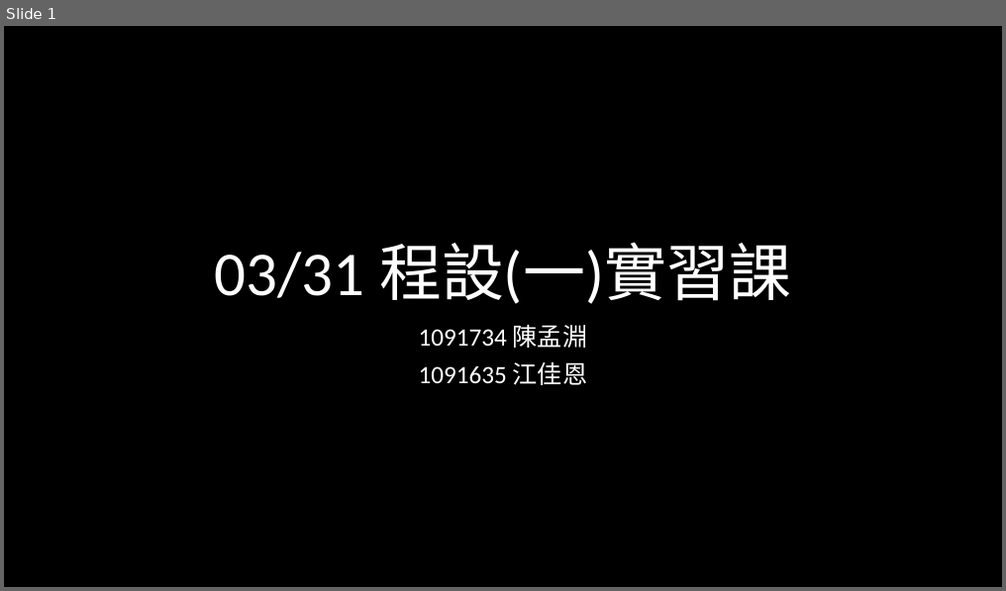
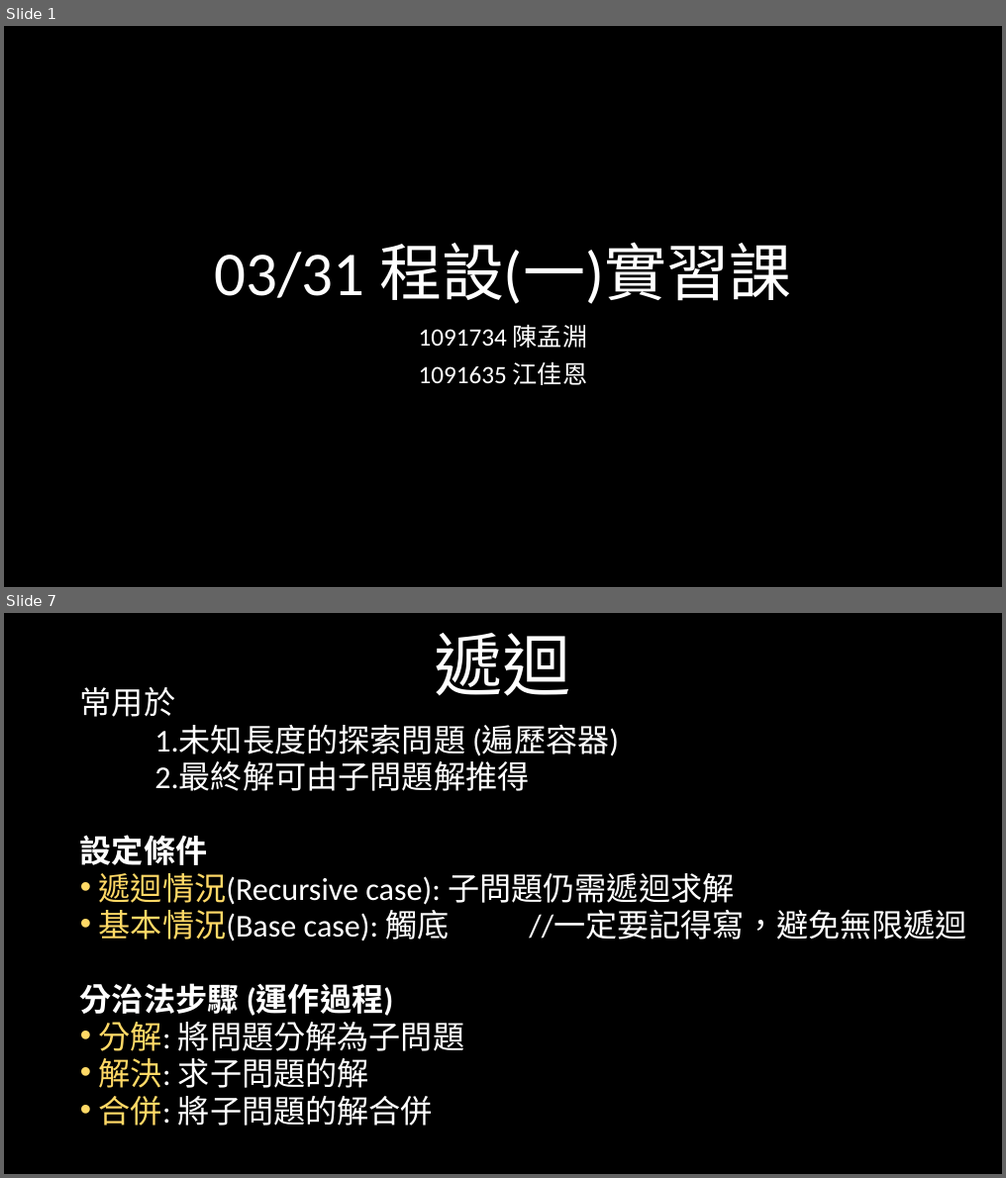
Before and after one commit to weermark/class, a slide deck: practical_class/class_ppt/0421程一實習.pptx. Shown one above the other, each under a label of ours: slide 1 before the commit, slides 1 and 7 after it; the slides between them are not shown. The pictures are 1006x591 and 1006x1178 pixels, drawn with LibreOffice and Linux fonts; fonts in the diff are those of the drawing. Boxes give left, top, right and bottom in pixels: in the first picture for what was removed or moved away, otherwise in the second. Text is boxed around its words. In the diff, an @@ line names an element or a change of style, - is before the commit and + after.

```diff
--- a/practical_class/class_ppt/0421程一實習.pptx
+++ b/practical_class/class_ppt/0421程一實習.pptx
@@ slide 7 added at box(4, 613, 1002, 1174), background #000000 @@
@@ title added at box(435, 633, 572, 696), 66 pt, text #FFFFFF @@
+遞迴
@@ text added at box(80, 687, 967, 1126), 30.6 pt, text #FFFFFF @@
+常用於
+1.未知長度的探索問題 (遍歷容器)
+2.最終解可由子問題解推得
+設定條件
+• 遞迴情況(Recursive case): 子問題仍需遞迴求解
+• 基本情況(Base case): 觸底 //一定要記得寫，避免無限遞迴
+分治法步驟 (運作過程)
+• 分解: 將問題分解為子問題
+• 解決: 求子問題的解
+• 合併: 將子問題的解合併
```
Also in this commit, not shown: 1 slide changed, 15 other slides added, 1 other file.
